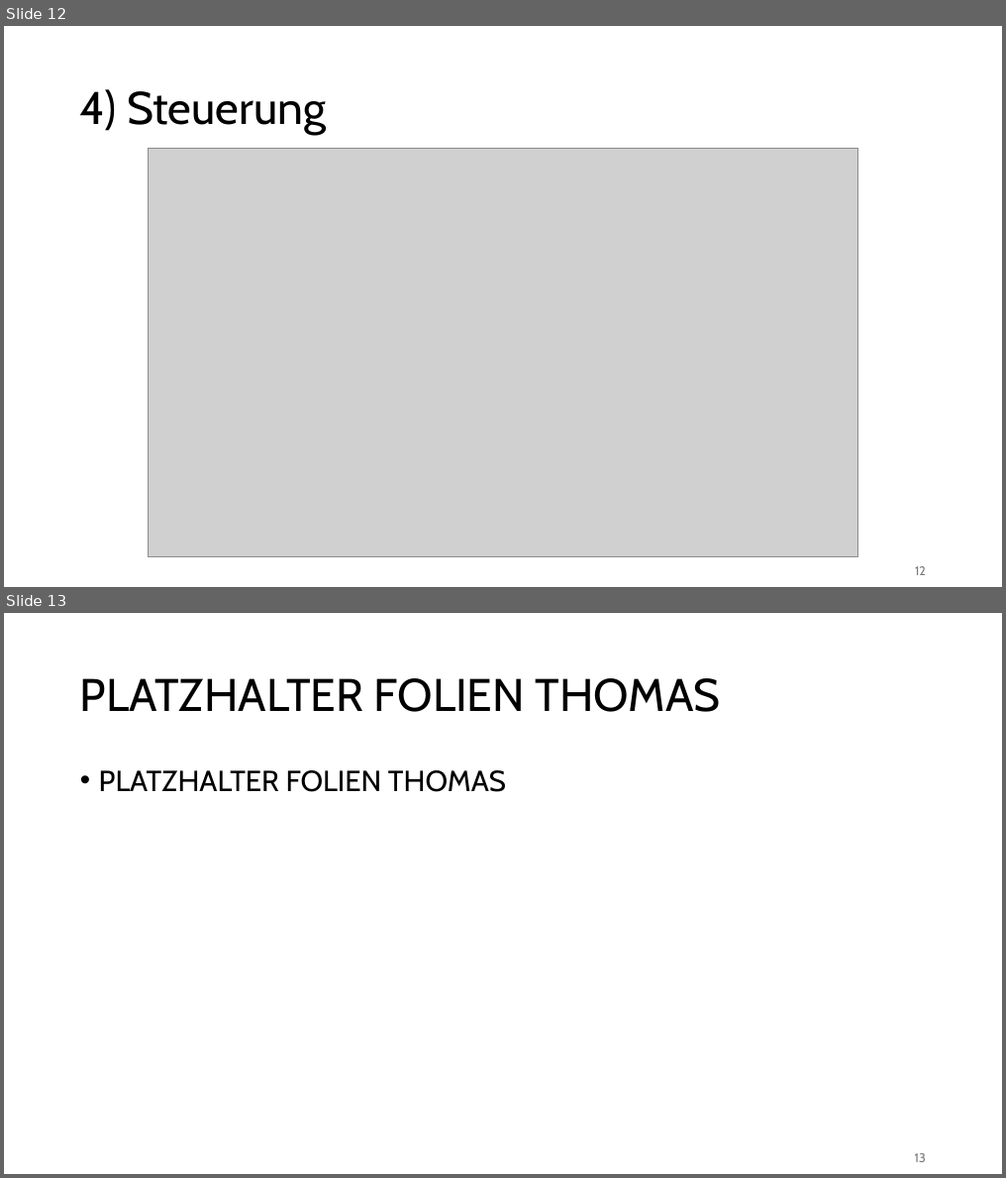
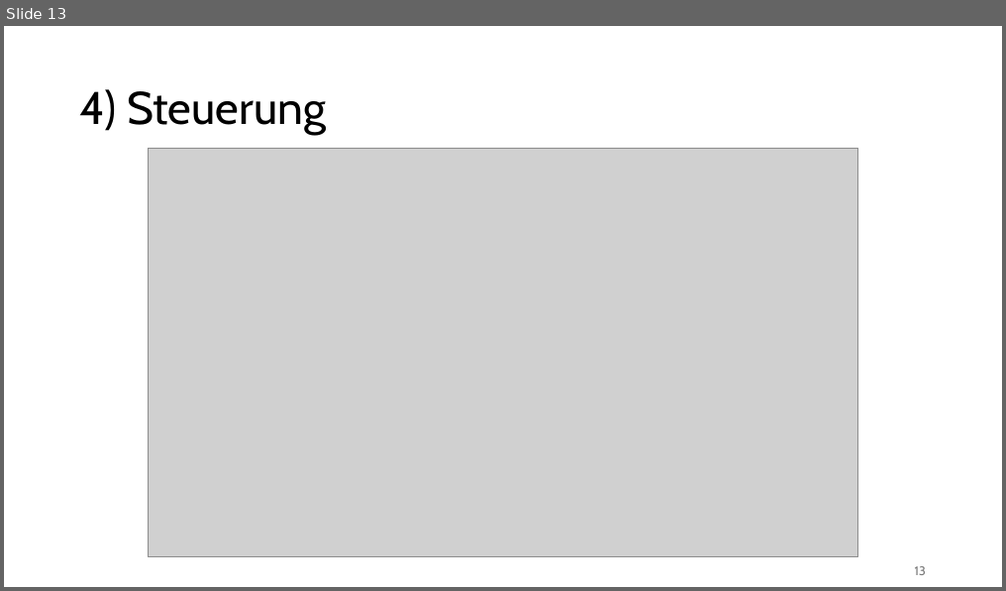
Before and after one commit to Preunicom/FractalCore, a slide deck: docs/Endpraesentation/DAPI_FractalCore_Endpraesentation.pptx. Shown one above the other, each under a label of ours: slides 12 and 13 before the commit, slide 13 after it. The pictures are 1006x1178 and 1006x591 pixels, drawn with LibreOffice and Linux fonts; fonts in the diff are those of the drawing; grey boxes stand for pictures. Boxes give left, top, right and bottom in pixels: in the first picture for what was removed or moved away, otherwise in the second. Text is boxed around its words. In the diff, an @@ line names an element or a change of style, - is before the commit and + after.

Commit message:
added thomas part on presentation

```diff
--- a/docs/Endpraesentation/DAPI_FractalCore_Endpraesentation.pptx
+++ b/docs/Endpraesentation/DAPI_FractalCore_Endpraesentation.pptx
@@ slide 13 removed at (4, 613, 1002, 1174), background #FFFFFF @@
@@ title removed at (80, 678, 720, 712) @@
-PLATZHALTER FOLIEN THOMAS
@@ text removed at (99, 770, 506, 792) @@
-• PLATZHALTER FOLIEN THOMAS
@@ page number removed at (915, 1154, 926, 1162) @@
-13
@@ what was slide 12 is now slide 13 @@
@@ page number at (915, 567, 926, 575): text changed @@
-12
+13
```
Also in this commit, not shown: 1 slide changed, 3 slides added, 1 other slide removed.
